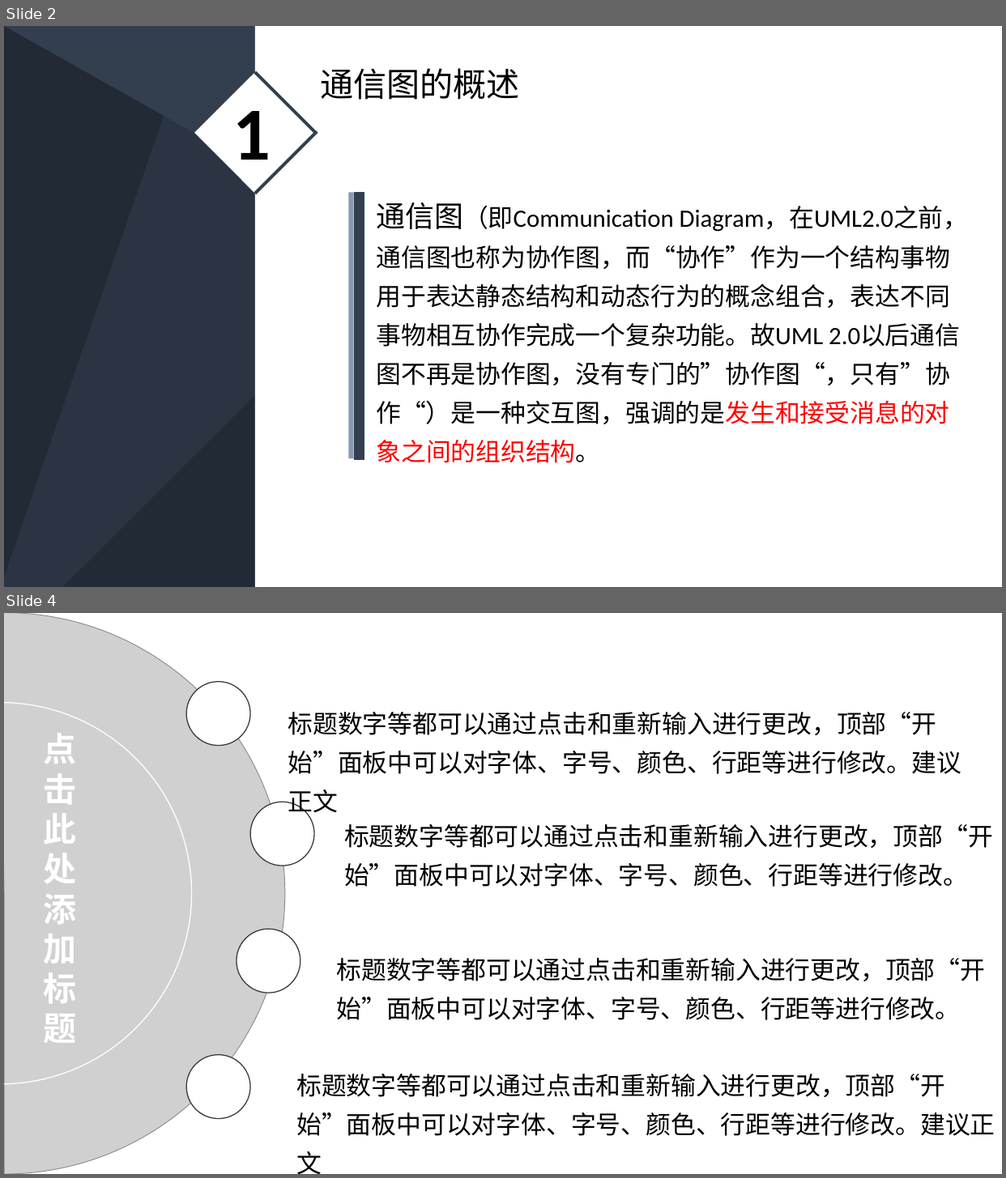
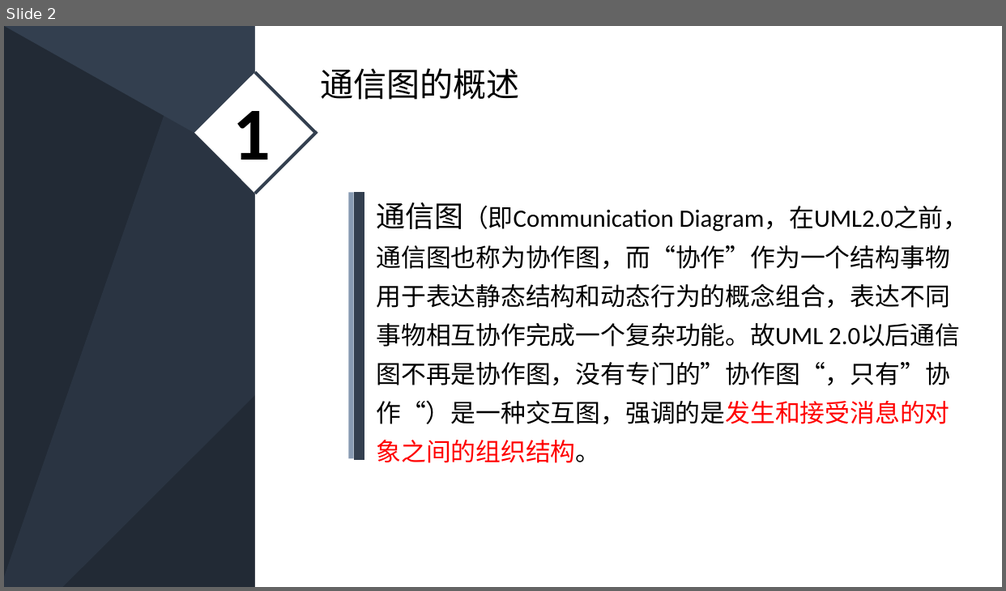
Before and after one commit to PRD2018-G03/PRD2018-G03-SoftwareEngineeringProject, a slide deck: 非受控文档/2_叶柏成/PPT/深蓝低调稳重商务PPT模板.pptx. Shown one above the other, each under a label of ours: slides 2 and 4 before the commit, slide 2 after it; the slides between them are not shown. The pictures are 1006x1178 and 1006x591 pixels, drawn with LibreOffice and Linux fonts; fonts in the diff are those of the drawing; grey boxes stand for pictures. Boxes give left, top, right and bottom in pixels: in the first picture for what was removed or moved away, otherwise in the second. Text is boxed around its words. In the diff, an @@ line names an element or a change of style, - is before the commit and + after.

```diff
--- a/非受控文档/2_叶柏成/PPT/深蓝低调稳重商务PPT模板.pptx
+++ b/非受控文档/2_叶柏成/PPT/深蓝低调稳重商务PPT模板.pptx
@@ slide 4 removed at bbox=[4, 613, 1002, 1174], background #FFFFFF @@
@@ picture removed at bbox=[4, 613, 286, 1174] @@
@@ ellipse removed at bbox=[187, 682, 250, 746] @@
@@ ellipse removed at bbox=[4, 703, 192, 1084] @@
@@ text removed at bbox=[43, 733, 76, 1042] @@
-点击此处添加标题
@@ text removed at bbox=[288, 712, 961, 774] @@
-标题数字等都可以通过点击和重新输入进行更改，顶部“开始”面板中可以对字体、字号、颜色、行距等进行修改。建议正文
@@ ellipse removed at bbox=[250, 802, 314, 865] @@
@@ text removed at bbox=[344, 824, 993, 887] @@
-标题数字等都可以通过点击和重新输入进行更改，顶部“开始”面板中可以对字体、字号、颜色、行距等进行修改。
@@ ellipse removed at bbox=[236, 929, 300, 993] @@
@@ text removed at bbox=[336, 958, 985, 1020] @@
-标题数字等都可以通过点击和重新输入进行更改，顶部“开始”面板中可以对字体、字号、颜色、行距等进行修改。
@@ ellipse removed at bbox=[187, 1055, 250, 1119] @@
@@ text removed at bbox=[296, 1074, 995, 1136] @@
-标题数字等都可以通过点击和重新输入进行更改，顶部“开始”面板中可以对字体、字号、颜色、行距等进行修改。建议正文
```
Also in this commit, not shown: 3 slides changed, 6 slides added, 6 other slides removed.
